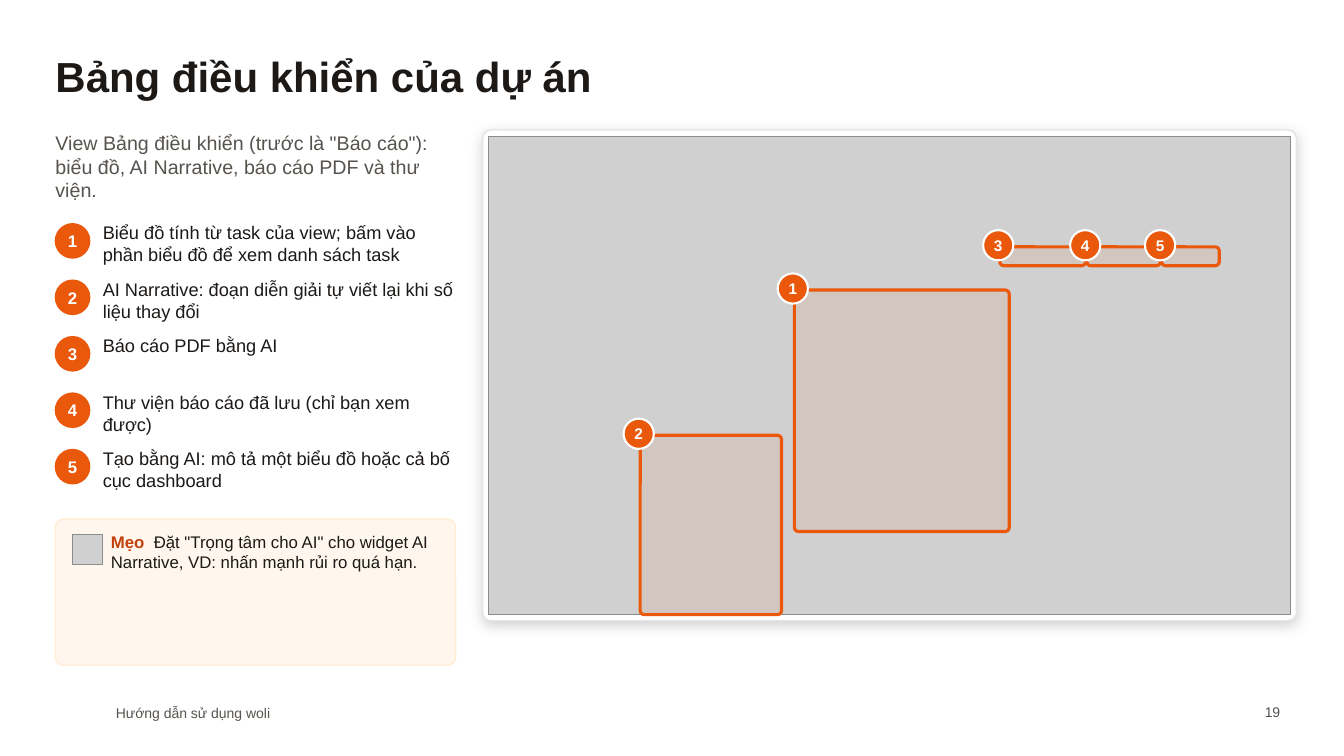
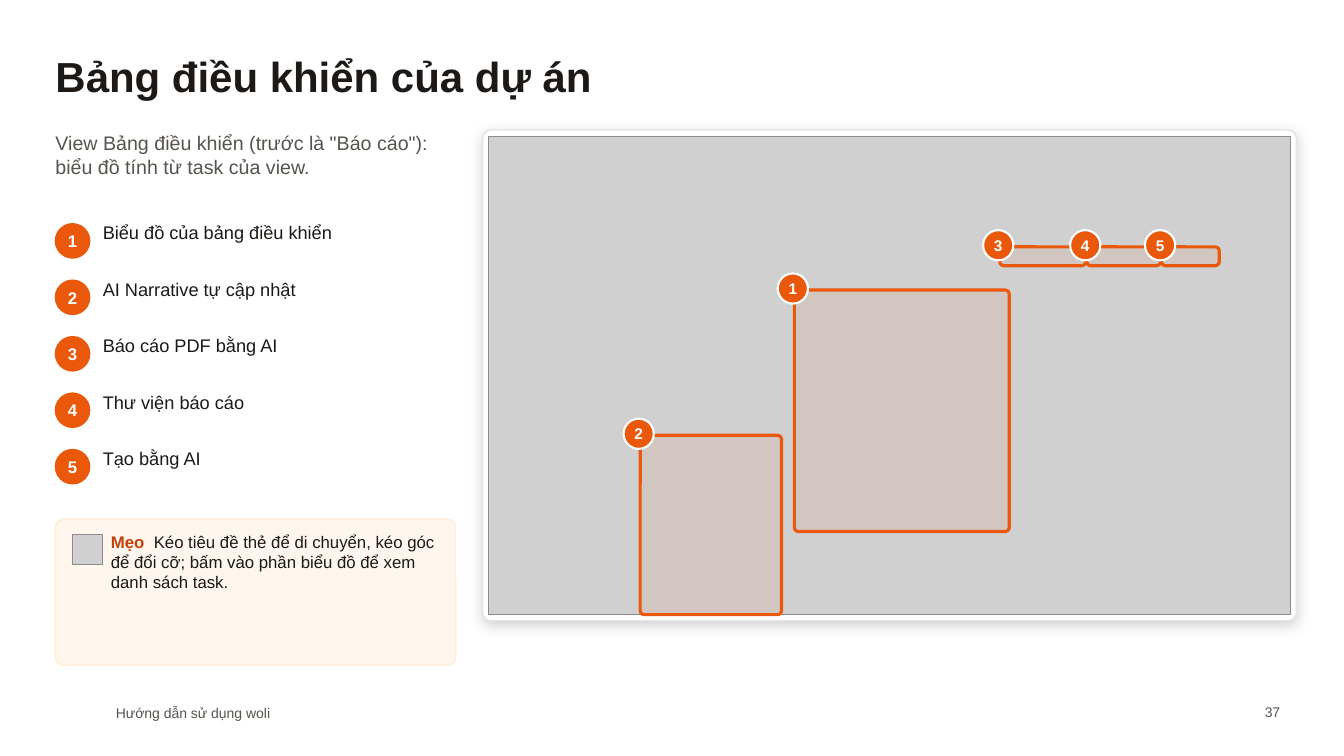
Before and after one commit to diuthihieu/hr-task-managent-CL, a slide deck: slide 37 of docs/woli-Huong-dan-su-dung.pptx (slide 19 before the commit). Drawn at 1344x756 pixels with LibreOffice and Linux fonts; fonts in the diff are those of the drawing; grey boxes stand for pictures; background and template pictures are left out. Boxes give left, top, right and bottom in pixels: in the first picture for what was removed or moved away, otherwise in the second. Text is boxed around its words. In the diff, an @@ line names an element or a change of style, - is before the commit and + after.

```diff
--- a/docs/woli-Huong-dan-su-dung.pptx
+++ b/docs/woli-Huong-dan-su-dung.pptx
@@ text at [55, 135, 428, 174]: text changed @@
-View Bảng điều khiển (trước là "Báo cáo"): biểu đồ, AI Narrative, báo cáo PDF và thư viện.
+View Bảng điều khiển (trước là "Báo cáo"): biểu đồ tính từ task của view.
@@ text at [103, 225, 332, 243]: text changed @@
-Biểu đồ tính từ task của view; bấm vào phần biểu đồ để xem danh sách task
+Biểu đồ của bảng điều khiển
@@ text at [103, 282, 295, 300]: text changed @@
-AI Narrative: đoạn diễn giải tự viết lại khi số liệu thay đổi
+AI Narrative tự cập nhật
@@ text at [103, 395, 244, 412]: text changed @@
-Thư viện báo cáo đã lưu (chỉ bạn xem được)
+Thư viện báo cáo
@@ text at [103, 451, 201, 469]: text changed @@
-Tạo bằng AI: mô tả một biểu đồ hoặc cả bố cục dashboard
+Tạo bằng AI
@@ text at [111, 534, 434, 588]: text changed @@
-Mẹo Đặt "Trọng tâm cho AI" cho widget AI Narrative, VD: nhấn mạnh rủi ro quá hạn.
+Mẹo Kéo tiêu đề thẻ để di chuyển, kéo góc để đổi cỡ; bấm vào phần biểu đồ để xem danh sách task.
@@ page number at [1265, 707, 1281, 717]: text changed @@
-19
+37
```
Also in this commit, not shown: 27 other slides changed, 33 slides added, 3 slides removed.
